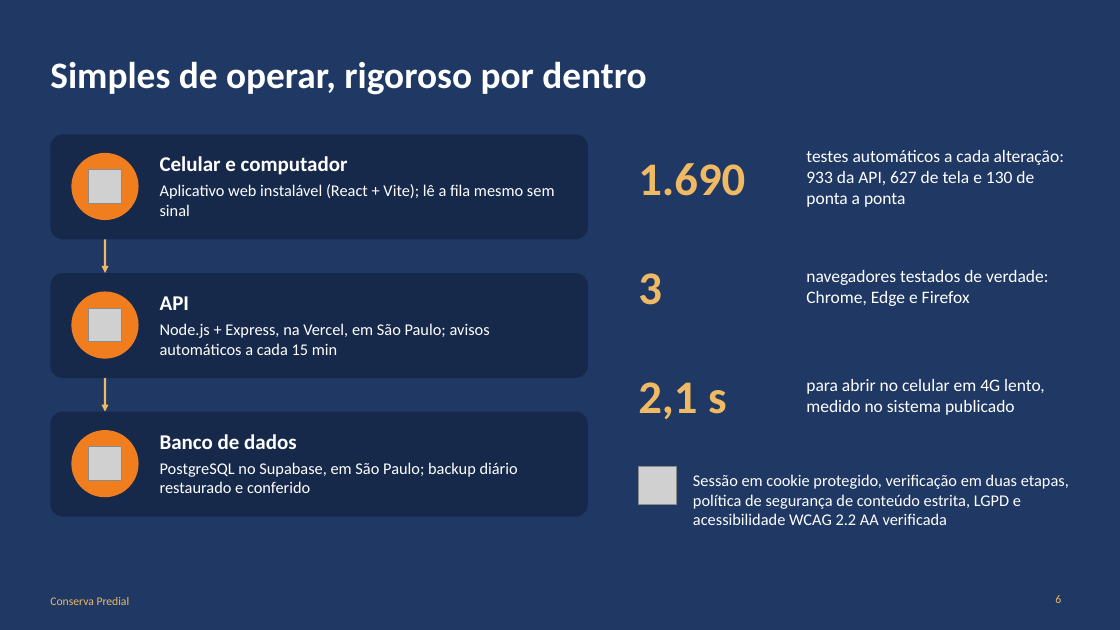
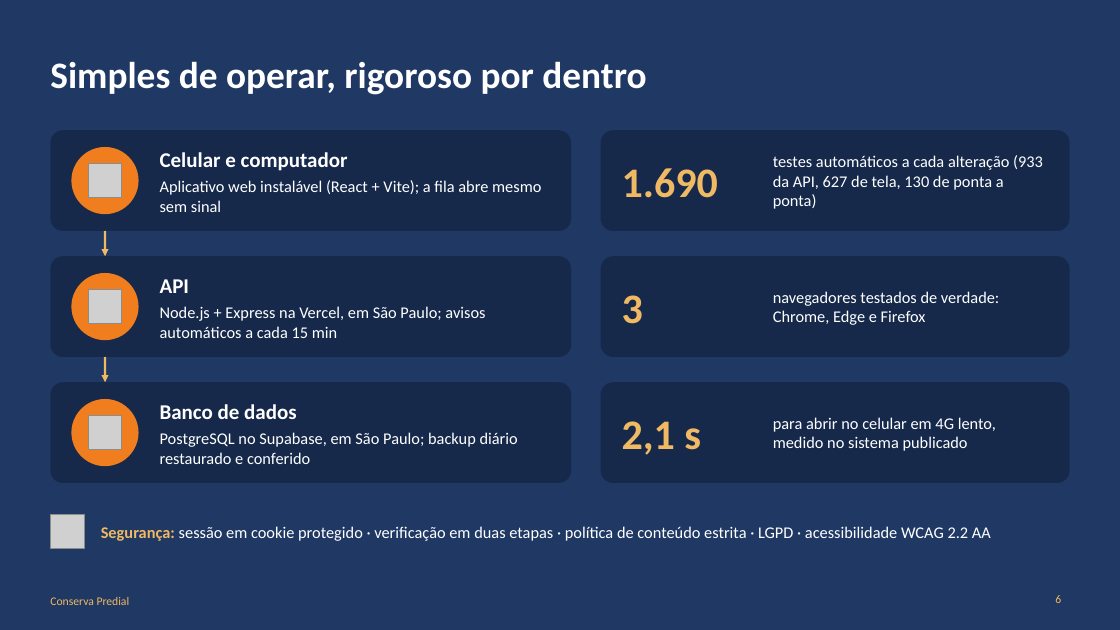
Before and after one commit to codetcccomp-sys/Manutencao-Predial, a slide deck: slide 6 of docs/apresentacao/Pitch_Conserva_Predial.pptx. Drawn at 1120x630 pixels with LibreOffice and Linux fonts; fonts in the diff are those of the drawing; grey boxes stand for pictures. Boxes give left, top, right and bottom in pixels: in the first picture for what was removed or moved away, otherwise in the second. Text is boxed around its words. In the diff, an @@ line names an element or a change of style, - is before the commit and + after.

```diff
--- a/docs/apresentacao/Pitch_Conserva_Predial.pptx
+++ b/docs/apresentacao/Pitch_Conserva_Predial.pptx
@@ rounded rectangle: place and size @@
-rounded rectangle at [50,134,588,239]
+rounded rectangle at [50,130,571,231]
@@ ellipse: place and size @@
-ellipse at [71,153,139,220]
+ellipse at [71,147,139,214]
@@ text "Celular e computador": place and size @@
-text "Celular e computador" at [160,156,348,175]
+text "Celular e computador" at [160,152,348,171]
@@ rounded rectangle: place and size @@
-rounded rectangle at [50,273,588,378]
+rounded rectangle at [601,130,1070,231]
@@ text "1.690": place and size @@
-text "1.690" at [638,163,745,196]
+text "1.690" at [622,168,718,198]
@@ picture: place and size @@
-picture at [88,170,122,203]
+picture at [88,164,122,197]
@@ text at [773,155,1043,209]: text changed; size 15 to 14 pt @@
-testes automáticos a cada alteração: 933 da API, 627 de tela e 130 de ponta a ponta
+testes automáticos a cada alteração (933 da API, 627 de tela, 130 de ponta a ponta)
@@ text at [160,180,541,212]: text changed @@
-Aplicativo web instalável (React + Vite); lê a fila mesmo sem sinal
+Aplicativo web instalável (React + Vite); a fila abre mesmo sem sinal
@@ arrow moved from (105, 239) - (105, 273) to (105, 231) - (105, 256) @@
@@ rounded rectangle added at [50,256,571,357], fill #16294B @@
@@ text "API": place and size @@
-text "API" at [160,296,189,310]
+text "API" at [160,279,189,293]
@@ rounded rectangle added at [601,256,1070,357], fill #16294B @@
@@ text "3": place and size @@
-text "3" at [638,273,662,305]
+text "3" at [622,295,643,324]
@@ text "navegadores testados de verdade: Chrome, ...": place and size @@
-text "navegadores testados de verdade: Chrome, ..." at [806,270,1048,306]
+text "navegadores testados de verdade: Chrome, ..." at [773,291,999,325]
@@ text "navegadores testados de verdade: Chrome, ..." at [773,291,999,325]: size 15 to 14 pt @@
@@ ellipse: place and size @@
-ellipse at [71,292,139,359]
+ellipse at [71,273,139,340]
@@ picture: place and size @@
-picture at [88,308,122,342]
+picture at [88,290,122,323]
@@ text at [160,306,485,338]: text changed @@
-Node.js + Express, na Vercel, em São Paulo; avisos automáticos a cada 15 min
+Node.js + Express na Vercel, em São Paulo; avisos automáticos a cada 15 min
@@ arrow moved from (105, 378) - (105, 412) to (105, 357) - (105, 382) @@
@@ proportions changed in 3 elements at [50,130,571,231], [601,130,1070,231], [50,382,571,483] @@
@@ rounded rectangle: place and size @@
-rounded rectangle at [50,412,588,517]
+rounded rectangle at [50,382,571,483]
@@ rounded rectangle added at [601,382,1070,483], fill #16294B @@
@@ size 40 to 36 pt in 3 elements at [622,168,718,198], [622,295,643,324], [622,421,701,455] @@
@@ text "2,1 s": place and size @@
-text "2,1 s" at [638,382,727,419]
+text "2,1 s" at [622,421,701,455]
@@ text "para abrir no celular em ..." at [773,417,996,451]: size 15 to 14 pt @@
@@ text "para abrir no celular em ...": place and size @@
-text "para abrir no celular em ..." at [806,379,1045,415]
+text "para abrir no celular em ..." at [773,417,996,451]
@@ ellipse: place and size @@
-ellipse at [71,430,139,497]
+ellipse at [71,399,139,466]
@@ picture: place and size @@
-picture at [88,447,122,481]
+picture at [88,416,122,450]
@@ text "Banco de dados": place and size @@
-text "Banco de dados" at [160,434,297,449]
+text "Banco de dados" at [160,404,297,419]
@@ text "PostgreSQL no Supabase, em São ...": place and size @@
-text "PostgreSQL no Supabase, em São ..." at [160,462,518,493]
+text "PostgreSQL no Supabase, em São ..." at [160,432,518,464]
@@ picture: place and size @@
-picture at [639,466,676,504]
+picture at [50,515,84,549]
@@ text at [101,526,991,541]: text changed @@
-Sessão em cookie protegido, verificação em duas etapas, política de segurança de conteúdo estrita, LGPD e acessibilidade WCAG 2.2 AA verificada
+Segurança: sessão em cookie protegido · verificação em duas etapas · política de conteúdo estrita · LGPD · acessibilidade WCAG 2.2 AA
```
Also in this commit, not shown: 1 other file.
